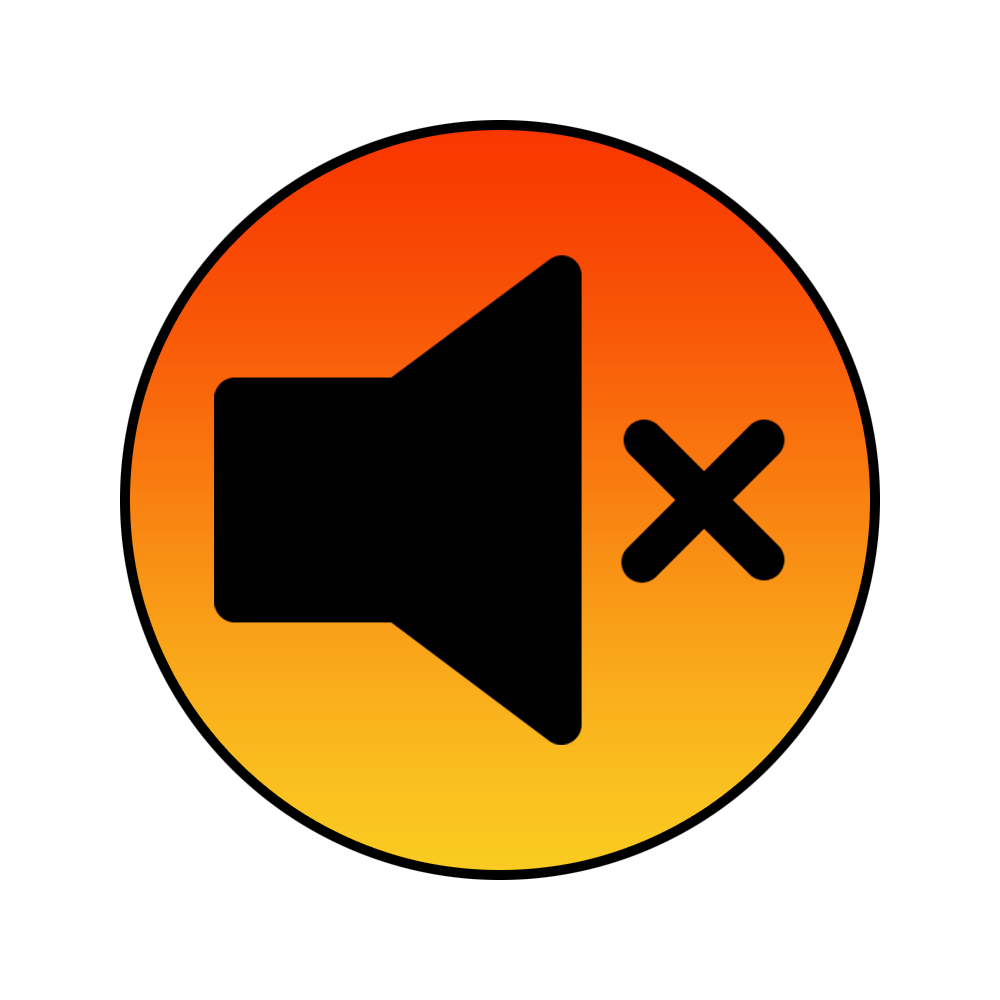
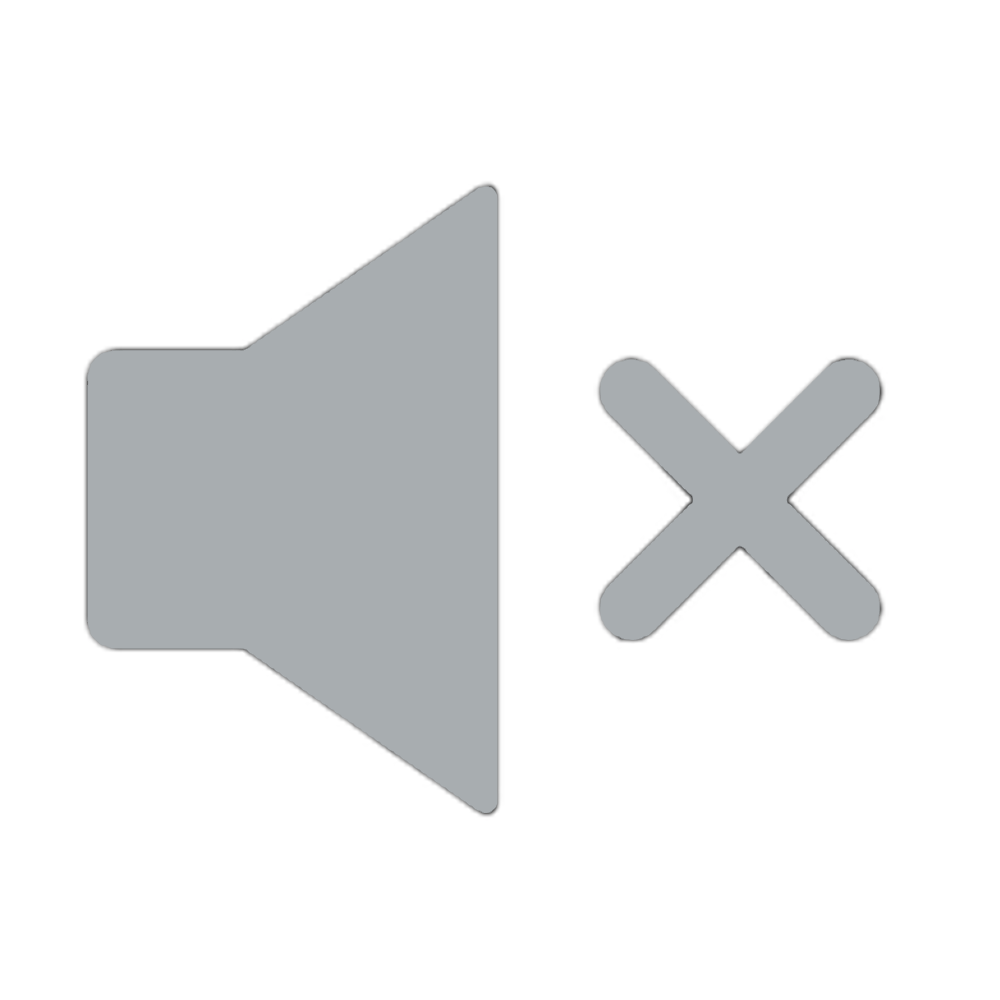
Layered file, before and after one edit (1000×1000). Changes by layer:
removed layer "iconfinder-volume-mute-sound-speaker-audio-4593175_122269" over [214, 255, 786, 745]
hid "Слой 2", painted on it over [83, 120, 886, 880]
added layer "Слой 3" over [83, 177, 886, 821]
